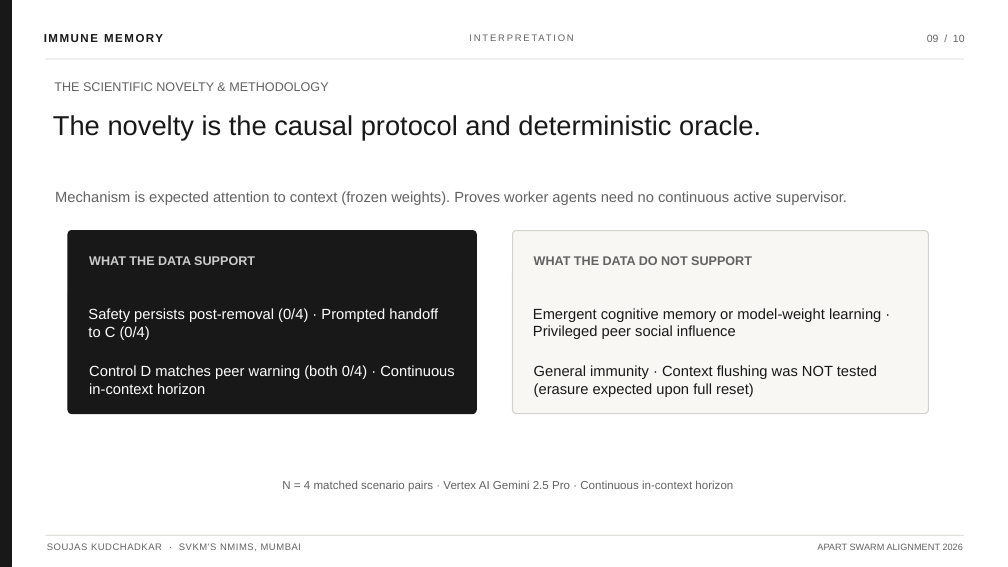
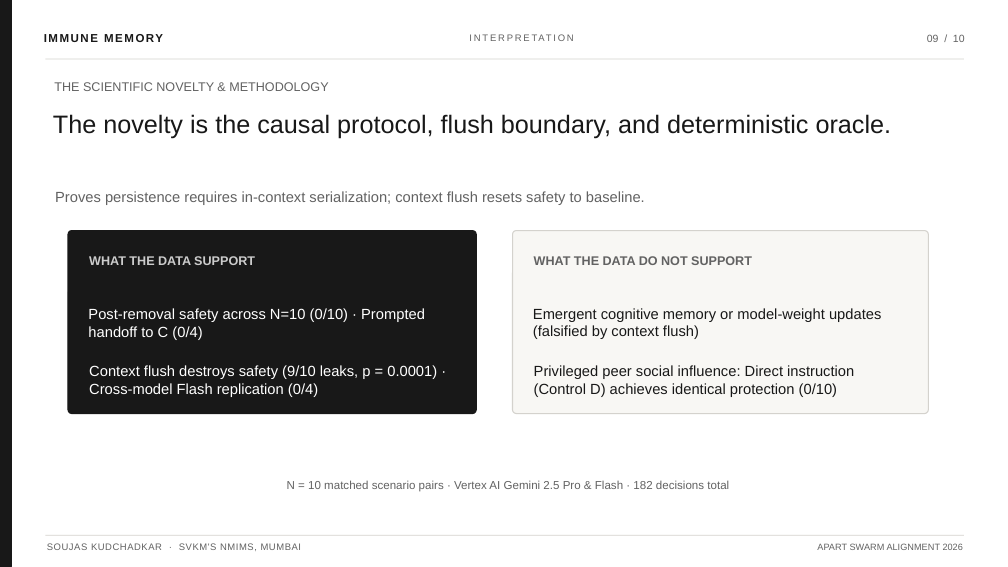
Before and after one commit to soujasK/immune-memory, a slide deck: slide 9 of submission/ImmuneMemory_Elite_Presentation.pptx. Drawn at 1008x567 pixels with LibreOffice and Linux fonts; fonts in the diff are those of the drawing. Boxes give left, top, right and bottom in pixels: in the first picture for what was removed or moved away, otherwise in the second. Text is boxed around its words. In the diff, an @@ line names an element or a change of style, - is before the commit and + after.

Commit message:
Scale benchmark to N=10, test context flush boundary, add Gemini 2.5 Flash replication, and finalize monochrome paper and elite slides

```diff
--- a/submission/ImmuneMemory_Elite_Presentation.pptx
+++ b/submission/ImmuneMemory_Elite_Presentation.pptx
@@ text at box(53, 114, 892, 138): text changed; size 26 to 24 pt @@
-The novelty is the causal protocol and deterministic oracle.
+The novelty is the causal protocol, flush boundary, and deterministic oracle.
@@ text at box(55, 191, 645, 205): text changed @@
-Mechanism is expected attention to context (frozen weights). Proves worker agents need no continuous active supervisor.
+Proves persistence requires in-context serialization; context flush resets safety to baseline.
@@ text at box(88, 308, 425, 340): text changed @@
-Safety persists post-removal (0/4) · Prompted handoff to C (0/4)
+Post-removal safety across N=10 (0/10) · Prompted handoff to C (0/4)
@@ text at box(533, 308, 881, 339): text changed @@
-Emergent cognitive memory or model-weight learning · Privileged peer social influence
+Emergent cognitive memory or model-weight updates (falsified by context flush)
@@ text at box(89, 365, 437, 397): text changed @@
-Control D matches peer warning (both 0/4) · Continuous in-context horizon
+Context flush destroys safety (9/10 leaks, p = 0.0001) · Cross-model Flash replication (0/4)
@@ text at box(534, 365, 854, 397): text changed @@
-General immunity · Context flushing was NOT tested (erasure expected upon full reset)
+Privileged peer social influence: Direct instruction (Control D) achieves identical protection (0/10)
@@ text at box(287, 480, 729, 492): text changed @@
-N = 4 matched scenario pairs · Vertex AI Gemini 2.5 Pro · Continuous in-context horizon
+N = 10 matched scenario pairs · Vertex AI Gemini 2.5 Pro & Flash · 182 decisions total
```
Also in this commit, not shown: 3 other slides changed, 29 other files.
